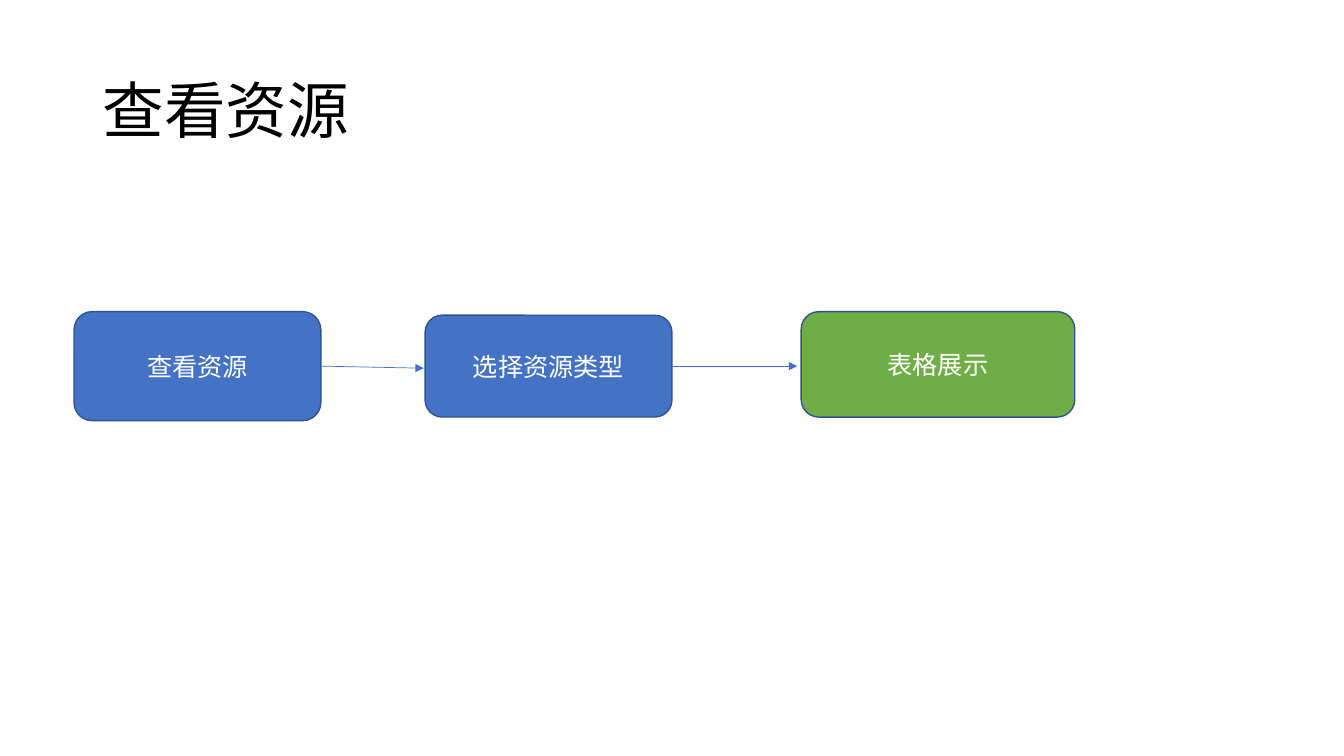
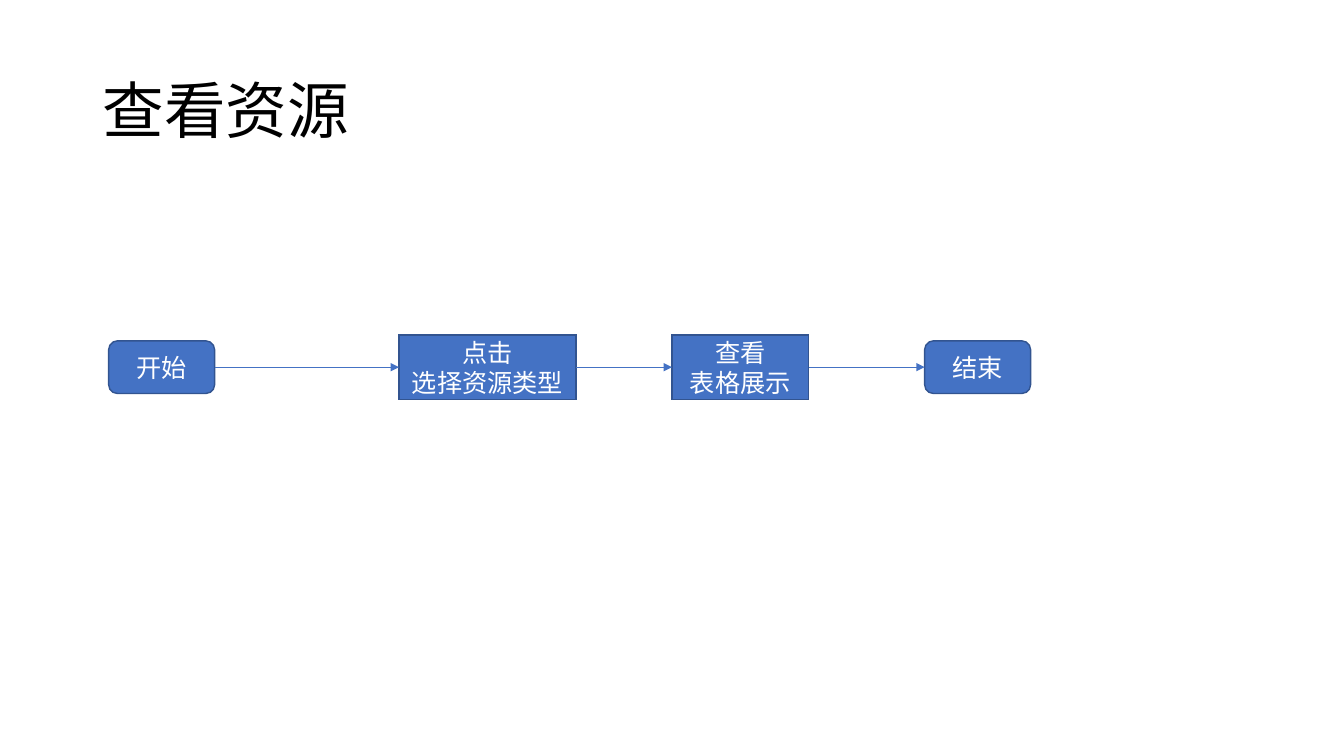
Before and after one commit to little-Fly/ArtviewResourceManagement, a slide deck: slide 3 of 01 Design/012 操作设计/天天意境PC端分功能操作流程.pptx. Drawn at 1344x756 pixels with LibreOffice and Linux fonts; fonts in the diff are those of the drawing. Boxes give left, top, right and bottom in pixels: in the first picture for what was removed or moved away, otherwise in the second. Text is boxed around its words. In the diff, an @@ line names an element or a change of style, - is before the commit and + after.

```diff
--- a/01 Design/012 操作设计/天天意境PC端分功能操作流程.pptx
+++ b/01 Design/012 操作设计/天天意境PC端分功能操作流程.pptx
@@ rounded rectangle "开始": place and size @@
-rounded rectangle "开始" at bbox=[74, 312, 321, 420]
+rounded rectangle "开始" at bbox=[109, 341, 215, 393]
@@ text in rounded rectangle at bbox=[136, 356, 186, 379]: text changed @@
-查看资源
+开始
@@ rectangle "点击": place and size @@
-rectangle "点击" at bbox=[425, 316, 673, 417]
+rectangle "点击" at bbox=[399, 335, 577, 399]
@@ rectangle "点击" at bbox=[399, 335, 577, 399]: rounded rectangle to rectangle @@
@@ text in rectangle at bbox=[462, 341, 512, 364]: paragraph added @@
+点击
@@ rectangle "查看": place and size @@
-rectangle "查看" at bbox=[802, 312, 1075, 417]
+rectangle "查看" at bbox=[673, 335, 810, 399]
@@ rectangle "查看" at bbox=[673, 335, 810, 399]: rounded rectangle to rectangle; fill #70AD47 to #4472C4 @@
@@ text in rectangle at bbox=[715, 341, 765, 364]: paragraph added @@
+查看
@@ rounded rectangle added at bbox=[925, 341, 1030, 393], fill #4472C4, outline #325491 1 pt, 18 pt, text #FFFFFF @@
+结束
@@ arrow moved from (321, 366) - (423, 368) to (215, 367) - (399, 367) @@
@@ arrow added from (576, 367) to (673, 367), #4472C4 0.5 pt @@
@@ arrow moved from (673, 366) - (798, 366) to (809, 367) - (925, 367) @@
```
Also in this commit, not shown: 4 other slides changed.
